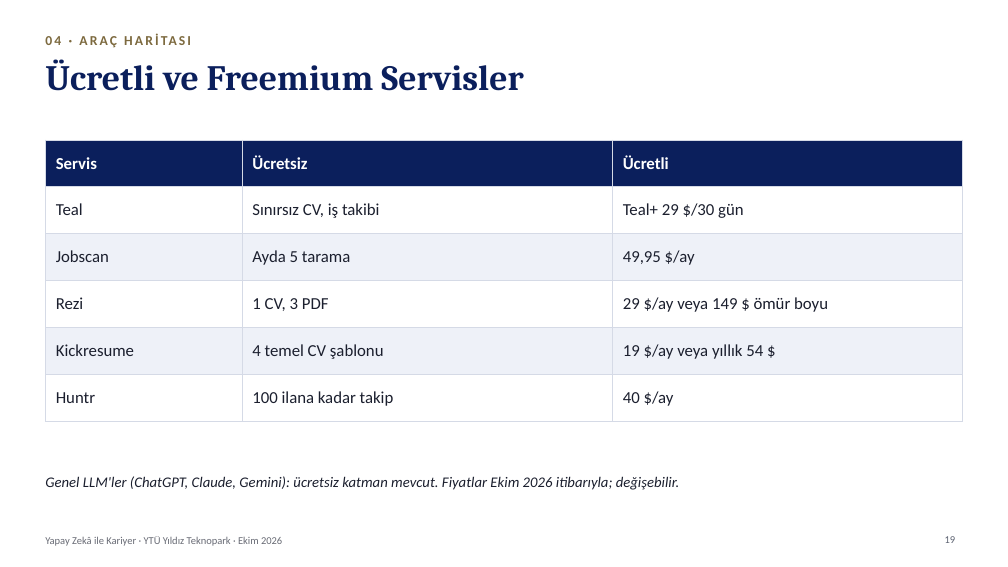
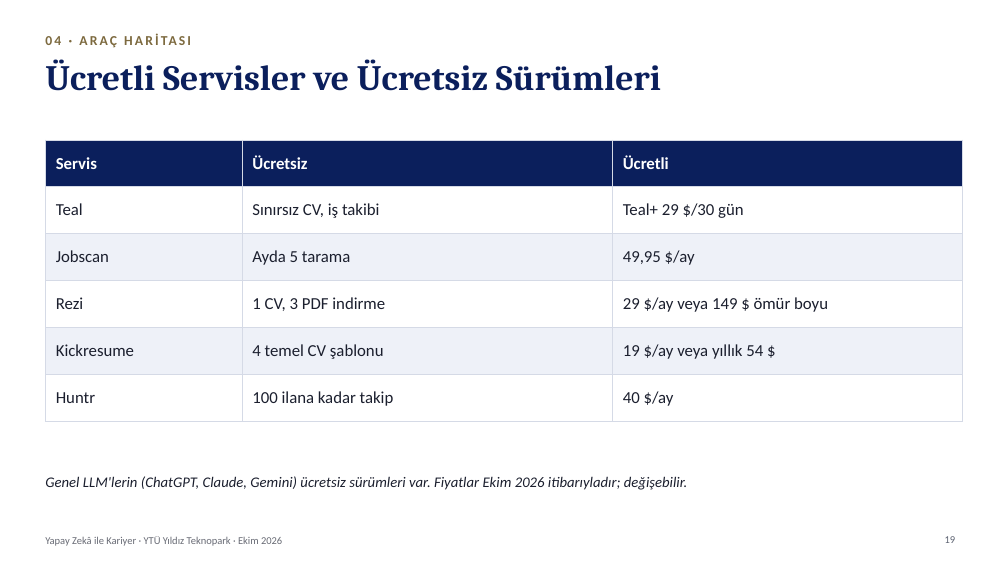
Before and after one commit to kaayra2000/kurslar, a slide deck: slide 19 of sunum/sunum.pptx. Drawn at 1008x567 pixels with LibreOffice and Linux fonts; fonts in the diff are those of the drawing; background and template pictures are left out. Boxes give left, top, right and bottom in pixels: in the first picture for what was removed or moved away, otherwise in the second. Text is boxed around its words. In the diff, an @@ line names an element or a change of style, - is before the commit and + after.

```diff
--- a/sunum/sunum.pptx
+++ b/sunum/sunum.pptx
@@ title at bbox=[45, 59, 661, 91]: text changed @@
-Ücretli ve Freemium Servisler
+Ücretli Servisler ve Ücretsiz Sürümleri
@@ table at bbox=[45, 140, 963, 410] @@
-row 4, column 2: 1 CV, 3 PDF
+row 4, column 2: 1 CV, 3 PDF indirme
@@ text at bbox=[45, 476, 688, 490]: text changed @@
-Genel LLM'ler (ChatGPT, Claude, Gemini): ücretsiz katman mevcut. Fiyatlar Ekim 2026 itibarıyla; değişebilir.
+Genel LLM'lerin (ChatGPT, Claude, Gemini) ücretsiz sürümleri var. Fiyatlar Ekim 2026 itibarıyladır; değişebilir.
```
Also in this commit, not shown: 17 other slides changed, 3 other files.
